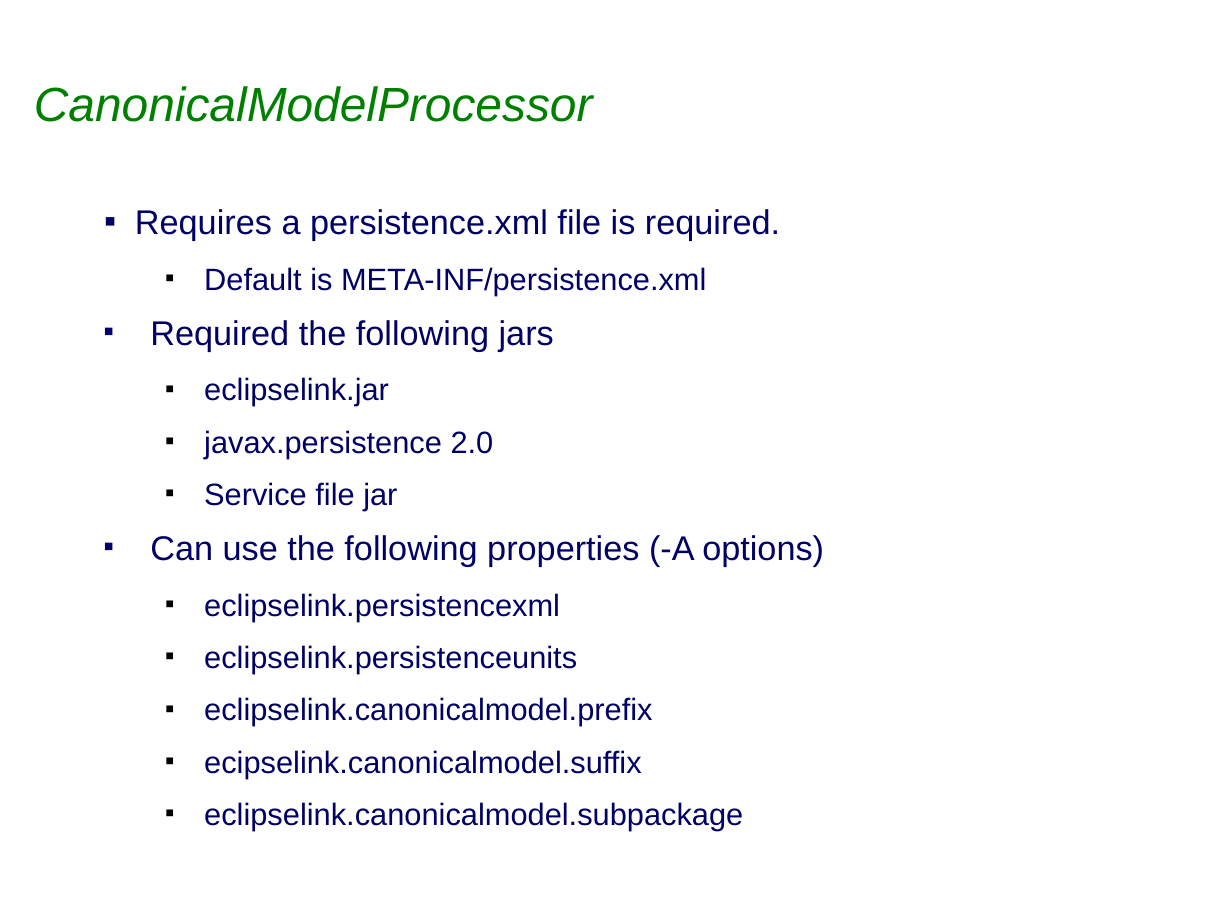
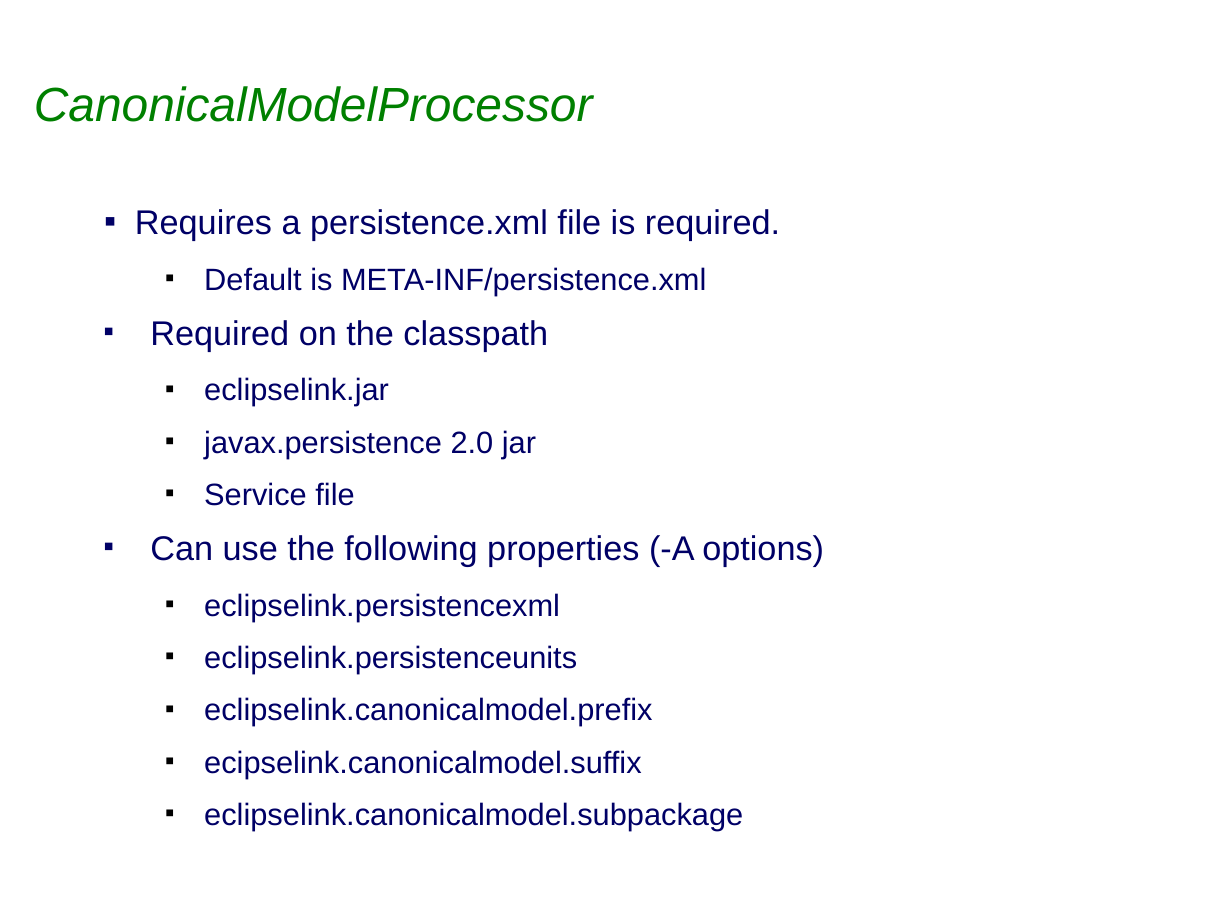
Before and after one commit to sabineheider/incubator, a slide deck: slide 6 of summit-2010/CanonicalModelGen.odp. Drawn at 1232x924 pixels with LibreOffice and Linux fonts; fonts in the diff are those of the drawing; background and template pictures are left out. Boxes give left, top, right and bottom in pixels: in the first picture for what was removed or moved away, otherwise in the second. Text is boxed around its words. In the diff, an @@ line names an element or a change of style, - is before the commit and + after.

```diff
--- a/summit-2010/CanonicalModelGen.odp
+++ b/summit-2010/CanonicalModelGen.odp
@@ text at [150,320,548,351]: text changed @@
-■ Required the following jars
+■ Required on the classpath
@@ text at [204,430,536,506]: text changed @@
-  ■ javax.persistence 2.0
-  ■ Service file jar
+  ■ javax.persistence 2.0 jar
+  ■ Service file
```
